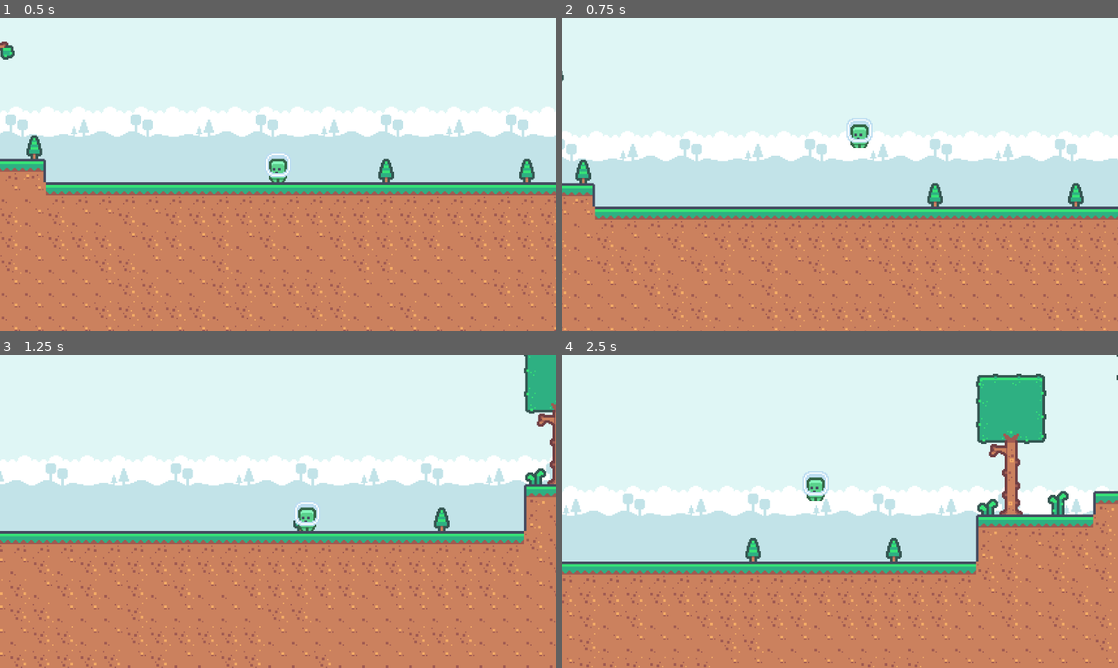
Above: before the commit, frames 1-4 (two rows, left to right).
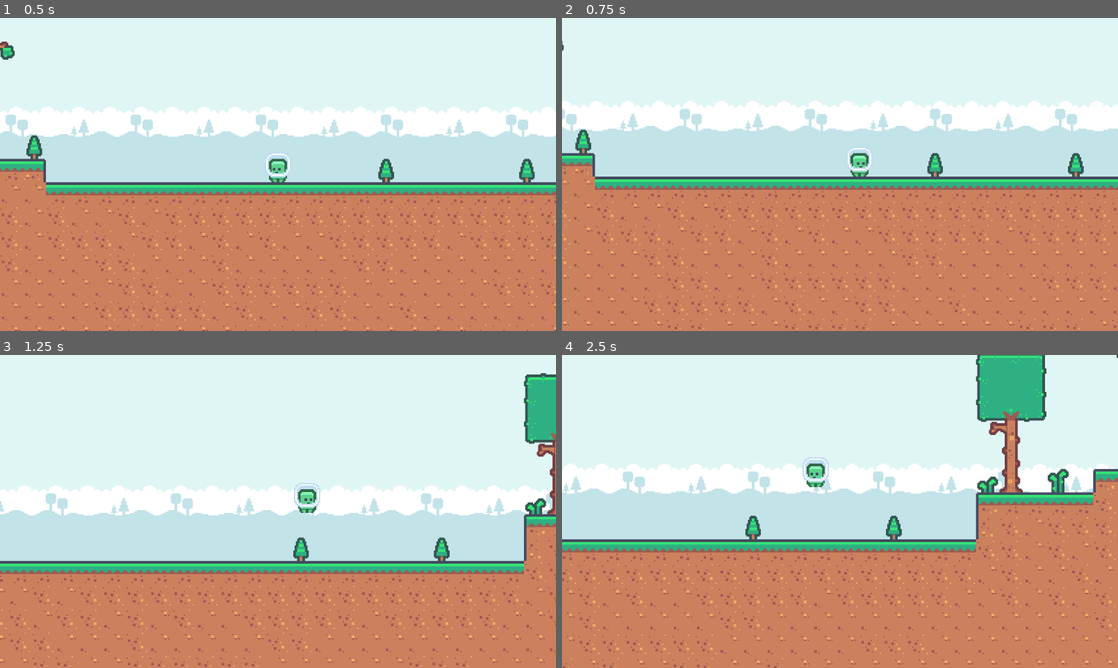
Above: after the commit, the same moments.

Repository: Nexilios/SideScrollingDelivery
Game: Godot game, scene res://scenes/game.tscn
Two runs of this game, one before a commit and one after it. Both use one fixed random seed, a clock stepped at 60 frames per second and the inputs below.
Inputs:
- Up to frame 1 (0.5 s): no input
- Up to frame 2 (0.75 s): tap Enter (ui_accept) at 0.5, 0.6 s; hold Right (ui_right) from 0.53 s (still down)
- Up to frame 3 (1.25 s): keep holding Right (ui_right); tap Space (jump, bound only after the commit) at 0.77, 0.8, 1.07 s
- Up to frame 4 (2.5 s): tap Space (jump, bound only after the commit) at 1.35, 1.52, 1.82, 2.3 s; tap Enter (ui_accept) at 1.55, 2.1 s; release Right (ui_right) at 2.03 s; hold Left (ui_left) from 2.03 s (still down)

Frame 1 is identical in both runs. In frame 2, 34% of the frame differs, in the area x 0-100%, y 7-100%; in frame 3, 34%, in the area x 0-100%, y 0-100%; in frame 4, 28%.

Commit message:
Input Action & Right and Left Direction

Diff:
--- a/project.godot
+++ b/project.godot
@@ -27,6 +27,38 @@
 
 project/assembly_name="Side Scrolling Delivery"
 
+[input]
+
+move_right={
+"deadzone": 0.5,
+"events": [Object(InputEventKey,"resource_local_to_scene":false,"resource_name":"","device":-1,"window_id":0,"alt_pressed":false,"shift_pressed":false,"ctrl_pressed":false,"meta_pressed":false,"pressed":false,"keycode":0,"physical_keycode":68,"key_label":0,"unicode":100,"echo":false,"script":null)
+, Object(InputEventKey,"resource_local_to_scene":false,"resource_name":"","device":-1,"window_id":0,"alt_pressed":false,"shift_pressed":false,"ctrl_pressed":false,"meta_pressed":false,"pressed":false,"keycode":0,"physical_keycode":4194321,"key_label":0,"unicode":0,"echo":false,"script":null)
+]
+}
+move_left={
+"deadzone": 0.5,
+"events": [Object(InputEventKey,"resource_local_to_scene":false,"resource_name":"","device":-1,"window_id":0,"alt_pressed":false,"shift_pressed":false,"ctrl_pressed":false,"meta_pressed":false,"pressed":false,"keycode":0,"physical_keycode":65,"key_label":0,"unicode":97,"echo":false,"script":null)
+, Object(InputEventKey,"resource_local_to_scene":false,"resource_name":"","device":-1,"window_id":0,"alt_pressed":false,"shift_pressed":false,"ctrl_pressed":false,"meta_pressed":false,"pressed":false,"keycode":0,"physical_keycode":4194319,"key_label":0,"unicode":0,"echo":false,"script":null)
+]
+}
+interact={
+"deadzone": 0.5,
+"events": [Object(InputEventKey,"resource_local_to_scene":false,"resource_name":"","device":-1,"window_id":0,"alt_pressed":false,"shift_pressed":false,"ctrl_pressed":false,"meta_pressed":false,"pressed":false,"keycode":0,"physical_keycode":4194309,"key_label":0,"unicode":0,"echo":false,"script":null)
+, Object(InputEventKey,"resource_local_to_scene":false,"resource_name":"","device":-1,"window_id":0,"alt_pressed":false,"shift_pressed":false,"ctrl_pressed":false,"meta_pressed":false,"pressed":false,"keycode":0,"physical_keycode":69,"key_label":0,"unicode":101,"echo":false,"script":null)
+]
+}
+jump={
+"deadzone": 0.5,
+"events": [Object(InputEventKey,"resource_local_to_scene":false,"resource_name":"","device":-1,"window_id":0,"alt_pressed":false,"shift_pressed":false,"ctrl_pressed":false,"meta_pressed":false,"pressed":false,"keycode":0,"physical_keycode":32,"key_label":0,"unicode":32,"echo":false,"script":null)
+, Object(InputEventKey,"resource_local_to_scene":false,"resource_name":"","device":-1,"window_id":0,"alt_pressed":false,"shift_pressed":false,"ctrl_pressed":false,"meta_pressed":false,"pressed":false,"keycode":0,"physical_keycode":4194320,"key_label":0,"unicode":0,"echo":false,"script":null)
+]
+}
+pause={
+"deadzone": 0.5,
+"events": [Object(InputEventKey,"resource_local_to_scene":false,"resource_name":"","device":-1,"window_id":0,"alt_pressed":false,"shift_pressed":false,"ctrl_pressed":false,"meta_pressed":false,"pressed":false,"keycode":0,"physical_keycode":4194305,"key_label":0,"unicode":0,"echo":false,"script":null)
+]
+}
+
 [layer_names]
 
 2d_physics/layer_1="World"
--- a/scripts/player.gd
+++ b/scripts/player.gd
@@ -4,22 +4,24 @@
 const SPEED = 125.0
 const JUMP_VELOCITY = -300.0
 
-# Get the gravity from the project settings to be synced with RigidBody nodes.
 var gravity: int = ProjectSettings.get_setting("physics/2d/default_gravity")
+
+@onready var animated_sprite: AnimatedSprite2D = $AnimatedSprite2D
 
 
 func _physics_process(delta: float) -> void:
-	# Add the gravity.
 	if not is_on_floor():
 		velocity.y += gravity * delta
 
-	# Handle jump.
-	if Input.is_action_just_pressed("ui_accept") and is_on_floor():
+	if Input.is_action_just_pressed("jump") and is_on_floor():
 		velocity.y = JUMP_VELOCITY
 
-	# Get the input direction and handle the movement/deceleration.
-	# As good practice, you should replace UI actions with custom gameplay actions.
-	var direction := Input.get_axis("ui_left", "ui_right")
+	var direction := Input.get_axis("move_left", "move_right")
+	if direction > 0:
+		animated_sprite.flip_h = true
+	elif direction < 0:
+		animated_sprite.flip_h = false
+
 	if direction:
 		velocity.x = direction * SPEED
 	else:
